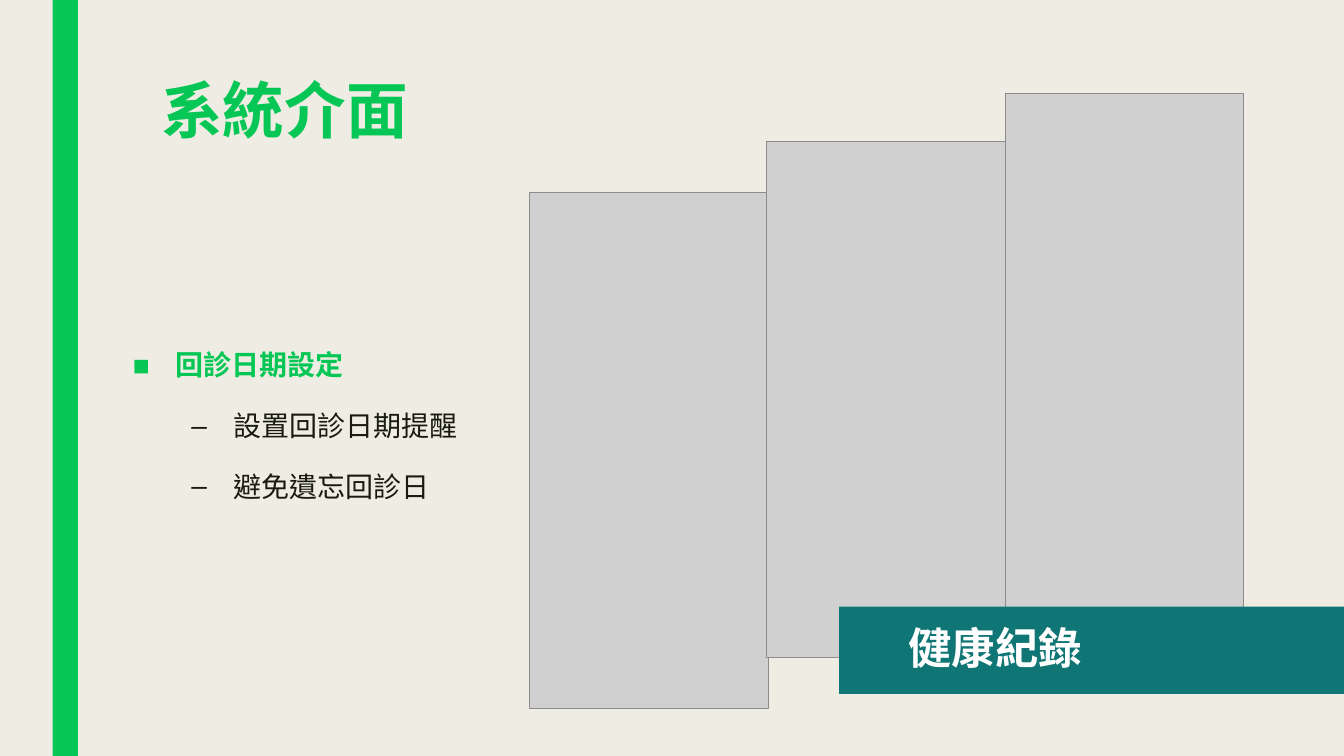
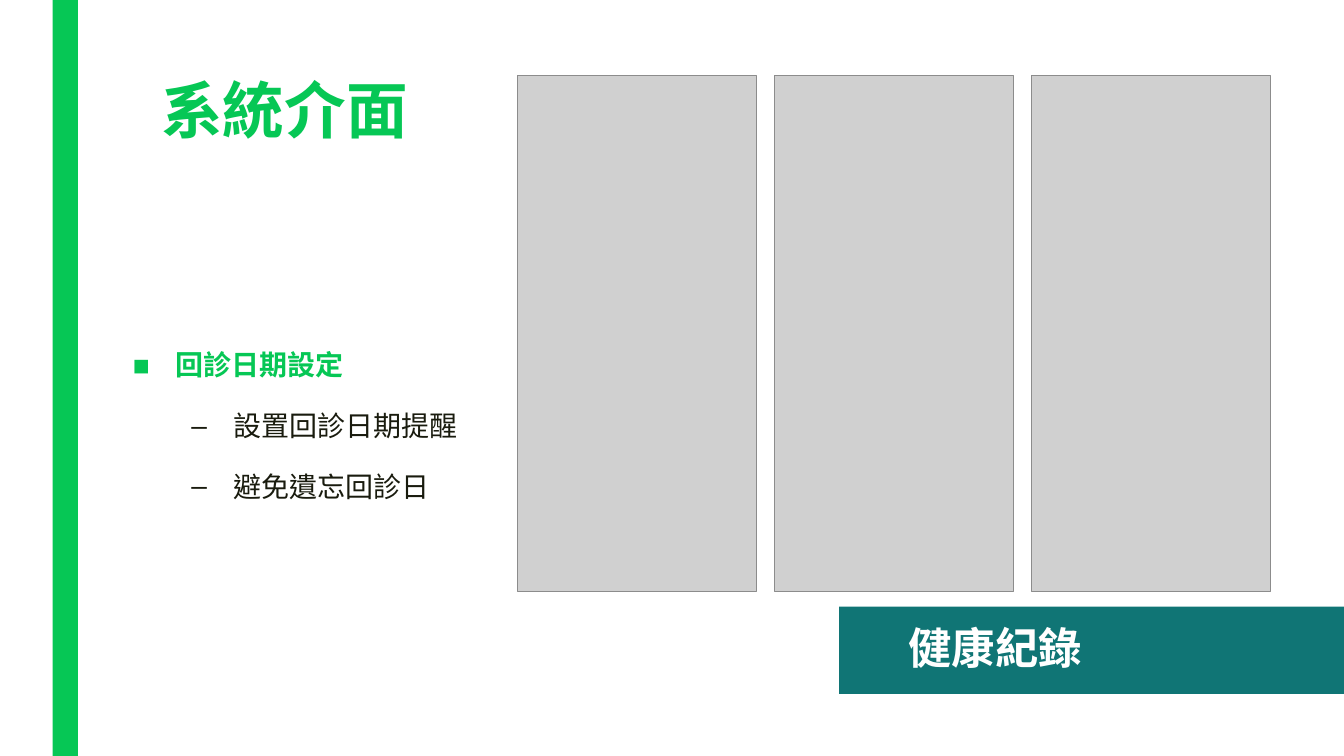
Before and after one commit to plum0411/e-commerce, a slide deck: slide 20 of LINE在電商領域能提出之新功能.pptx. Drawn at 1344x756 pixels with LibreOffice and Linux fonts; fonts in the diff are those of the drawing; grey boxes stand for pictures. Boxes give left, top, right and bottom in pixels: in the first picture for what was removed or moved away, otherwise in the second. Text is boxed around its words. In the diff, an @@ line names an element or a change of style, - is before the commit and + after.

Commit message:
update ppt

```diff
--- a/LINE在電商領域能提出之新功能.pptx
+++ b/LINE在電商領域能提出之新功能.pptx
@@ background #EFEDE3 to #FFFFFF @@
@@ picture: place and size @@
-picture at [530,193,768,709]
+picture at [518,76,756,592]
@@ picture: place and size @@
-picture at [767,142,1005,658]
+picture at [775,76,1013,592]
@@ picture: place and size @@
-picture at [1005,93,1243,609]
+picture at [1032,76,1270,592]
```
Also in this commit, not shown: 27 other slides changed.
